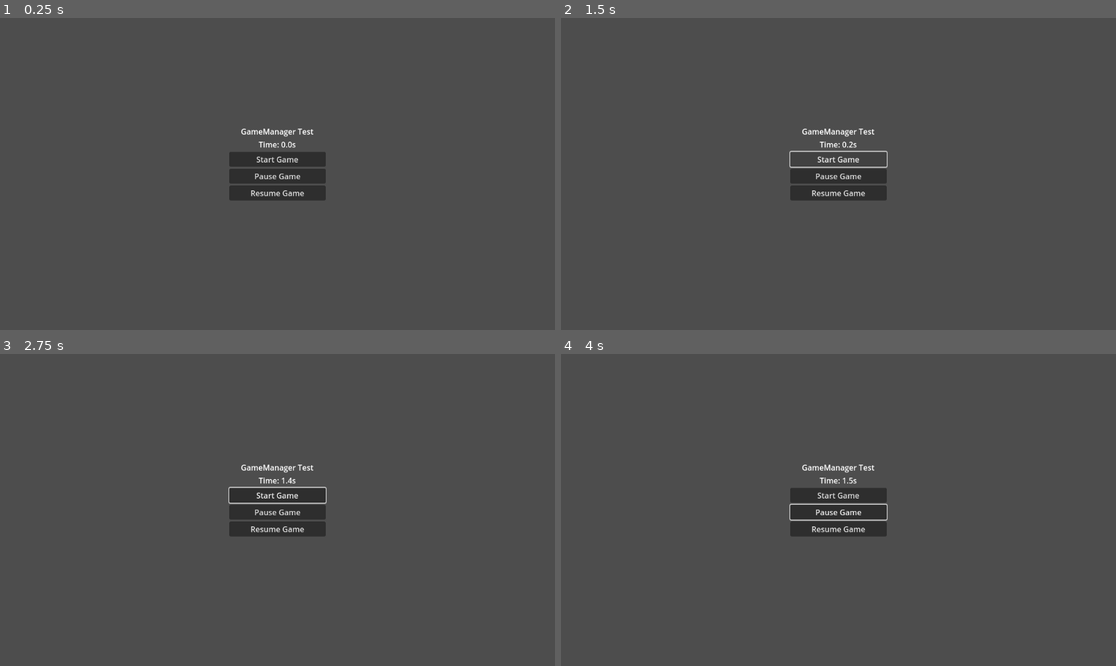
Above: before the commit, frames 1-4 (two rows, left to right).
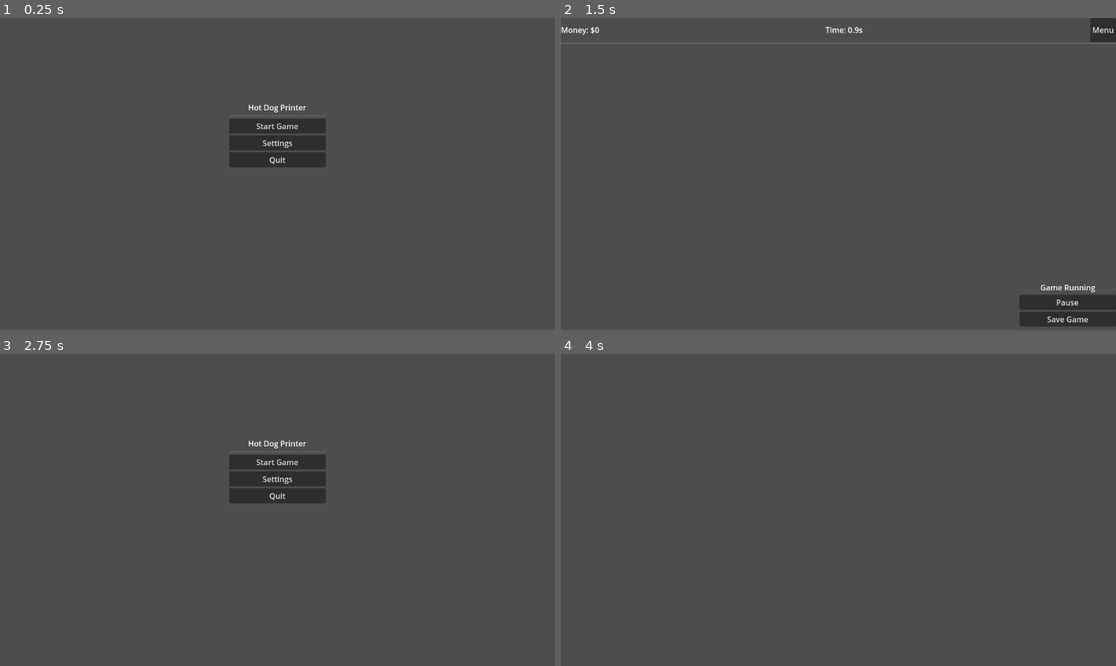
Above: after the commit, the same moments.

Repository: aaronleebrooks/AlienHotDogFoodTruck
Game: Godot game, scene res://scenes/main/main_scene.tscn
Two runs of this game, one before a commit and one after it. Both use one fixed random seed, a clock stepped at 60 frames per second and the inputs below. Before the commit the project starts from res://scenes/test/test_game_manager.tscn.
Inputs (mouse positions are in pixels of both pictures, inside the frame that each line leads up to):
- Up to frame 1 (0.25 s): no input
- Up to frame 2 (1.5 s): click "Start Game" at 0.5 s; click (838, 158) at 1.25 s, where only the run before the commit has a clickable "Start Game"
- Up to frame 3 (2.75 s): click (543, 366) at 2 s, where only the run after the commit has a clickable "Menu"
- Up to frame 4 (4 s): click (838, 513) at 2.75 s, where only the run before the commit has a clickable "Pause Game"; click (838, 478) at 3.5 s, where only the run after the commit has a clickable "Settings"

The runs differ from the first frame. In frame 1, 3.4% of the frame differs, in the area x 41-59%, y 27-59%; in frame 2, 4.4%, in the area x 0-100%, y 0-99%; in frame 3, 3.5%; in frame 4, 2.7%.

Commit message:
Complete Scene Organization Part 1: Main scene structure and UI hierarchy with working navigation

Diff:
--- a/project.godot
+++ b/project.godot
@@ -11,7 +11,7 @@
 [application]
 
 config/name="HotDogPrinter"
-run/main_scene="uid://bqxvn8yqxqxqx"
+run/main_scene="res://scenes/main/main_scene.tscn"
 config/features=PackedStringArray("4.4", "GL Compatibility")
 config/icon="res://icon.svg"
 
--- /dev/null
+++ b/scenes/main/main_scene.tscn
@@ -0,0 +1,56 @@
+[gd_scene load_steps=4 format=3 uid="uid://bqxvn8yqxqxqx"]
+
+[ext_resource type="Script" path="res://scripts/scenes/main_scene.gd" id="1_0x0x0"]
+[ext_resource type="PackedScene" path="res://scenes/ui/menu_ui.tscn" id="2_0x0x0"]
+[ext_resource type="PackedScene" path="res://scenes/ui/game_ui.tscn" id="3_0x0x0"]
+
+[node name="MainScene" type="Control"]
+layout_mode = 3
+anchors_preset = 15
+anchor_right = 1.0
+anchor_bottom = 1.0
+script = ExtResource("1_0x0x0")
+
+[node name="UI" type="Control" parent="."]
+layout_mode = 1
+anchors_preset = 15
+anchor_right = 1.0
+anchor_bottom = 1.0
+
+[node name="GameUI" type="Control" parent="UI"]
+layout_mode = 1
+anchors_preset = 15
+anchor_right = 1.0
+anchor_bottom = 1.0
+visible = false
+
+[node name="MenuUI" parent="UI" instance=ExtResource("2_0x0x0")]
+layout_mode = 1
+anchors_preset = 15
+anchor_right = 1.0
+anchor_bottom = 1.0
+
+[node name="GameUI" parent="UI" instance=ExtResource("3_0x0x0")]
+layout_mode = 1
+anchors_preset = 15
+anchor_right = 1.0
+anchor_bottom = 1.0
+visible = false
+
+[node name="SettingsUI" type="Control" parent="UI"]
+layout_mode = 1
+anchors_preset = 15
+anchor_right = 1.0
+anchor_bottom = 1.0
+visible = false
+
+[node name="LoadingUI" type="Control" parent="UI"]
+layout_mode = 1
+anchors_preset = 15
+anchor_right = 1.0
+anchor_bottom = 1.0
+visible = false
+
+[node name="GameWorld" type="Node2D" parent="."]
+
+[node name="Systems" type="Node" parent="."]
--- /dev/null
+++ b/scenes/ui/game_ui.tscn
@@ -0,0 +1,66 @@
+[gd_scene load_steps=2 format=3 uid="uid://diu52crhm2sc0"]
+
+[ext_resource type="Script" path="res://scripts/ui/game_ui.gd" id="1_0x0x0"]
+
+[node name="GameUI" type="Control"]
+layout_mode = 3
+anchors_preset = 15
+anchor_right = 1.0
+anchor_bottom = 1.0
+script = ExtResource("1_0x0x0")
+
+[node name="TopBar" type="HBoxContainer" parent="."]
+layout_mode = 1
+anchors_preset = 10
+anchor_right = 1.0
+offset_bottom = 50.0
+
+[node name="MoneyLabel" type="Label" parent="TopBar"]
+layout_mode = 2
+text = "Money: $0"
+size_flags_horizontal = 3
+
+[node name="TimeLabel" type="Label" parent="TopBar"]
+layout_mode = 2
+text = "Time: 0.0s"
+size_flags_horizontal = 3
+
+[node name="MenuButton" type="Button" parent="TopBar"]
+layout_mode = 2
+text = "Menu"
+
+[node name="HSeparator" type="HSeparator" parent="."]
+layout_mode = 1
+anchors_preset = 10
+anchor_right = 1.0
+offset_top = 50.0
+offset_bottom = 52.0
+
+[node name="GameArea" type="Control" parent="."]
+layout_mode = 1
+anchors_preset = 15
+anchor_left = 1.0
+anchor_top = 1.0
+anchor_right = 1.0
+anchor_bottom = 1.0
+offset_left = -200.0
+offset_top = -100.0
+
+[node name="VBoxContainer" type="VBoxContainer" parent="GameArea"]
+layout_mode = 1
+anchors_preset = 15
+anchor_right = 1.0
+anchor_bottom = 1.0
+
+[node name="StatusLabel" type="Label" parent="GameArea/VBoxContainer"]
+layout_mode = 2
+text = "Game Running"
+horizontal_alignment = 1
+
+[node name="PauseButton" type="Button" parent="GameArea/VBoxContainer"]
+layout_mode = 2
+text = "Pause"
+
+[node name="SaveButton" type="Button" parent="GameArea/VBoxContainer"]
+layout_mode = 2
+text = "Save Game"
--- /dev/null
+++ b/scenes/ui/menu_ui.tscn
@@ -0,0 +1,46 @@
+[gd_scene load_steps=2 format=3 uid="uid://xtgq1ssa66xf"]
+
+[ext_resource type="Script" path="res://scripts/ui/menu_ui.gd" id="1_0x0x0"]
+
+[node name="MenuUI" type="Control"]
+layout_mode = 3
+anchors_preset = 15
+anchor_right = 1.0
+anchor_bottom = 1.0
+script = ExtResource("1_0x0x0")
+
+[node name="VBoxContainer" type="VBoxContainer" parent="."]
+layout_mode = 1
+anchors_preset = 8
+anchor_left = 0.5
+anchor_top = 0.5
+anchor_right = 0.5
+anchor_bottom = 0.5
+offset_left = -100.0
+offset_top = -150.0
+offset_right = 100.0
+offset_bottom = 150.0
+
+[node name="TitleLabel" type="Label" parent="VBoxContainer"]
+layout_mode = 2
+text = "Hot Dog Printer"
+horizontal_alignment = 1
+
+[node name="HSeparator" type="HSeparator" parent="VBoxContainer"]
+layout_mode = 2
+
+[node name="StartButton" type="Button" parent="VBoxContainer"]
+layout_mode = 2
+text = "Start Game"
+
+[node name="ContinueButton" type="Button" parent="VBoxContainer"]
+layout_mode = 2
+text = "Continue"
+
+[node name="SettingsButton" type="Button" parent="VBoxContainer"]
+layout_mode = 2
+text = "Settings"
+
+[node name="QuitButton" type="Button" parent="VBoxContainer"]
+layout_mode = 2
+text = "Quit"
--- /dev/null
+++ b/scripts/scenes/main_scene.gd
@@ -0,0 +1,51 @@
+extends Control
+
+## Main scene controller for managing UI transitions and game state
+
+# UI references
+@onready var ui_container: Control = $UI
+@onready var game_ui: Control = $UI/GameUI
+@onready var menu_ui: Control = $UI/MenuUI
+@onready var settings_ui: Control = $UI/SettingsUI
+@onready var loading_ui: Control = $UI/LoadingUI
+
+# Current active UI
+var current_ui: Control
+
+func _ready() -> void:
+	"""Initialize the main scene"""
+	print("MainScene: Initialized")
+
+	# Connect UIManager signals
+	UIManager.screen_changed.connect(_on_screen_changed)
+
+	# Show initial UI (menu)
+	show_ui("menu")
+
+func show_ui(ui_name: String) -> void:
+	"""Show a specific UI screen"""
+	# Hide current UI
+	if current_ui:
+		current_ui.visible = false
+
+	# Show new UI
+	match ui_name:
+		"menu":
+			current_ui = menu_ui
+		"game":
+			current_ui = game_ui
+		"settings":
+			current_ui = settings_ui
+		"loading":
+			current_ui = loading_ui
+		_:
+			print("MainScene: Unknown UI: %s" % ui_name)
+			return
+
+	current_ui.visible = true
+	print("MainScene: Showing UI: %s" % ui_name)
+
+func _on_screen_changed(new_screen: String, old_screen: String) -> void:
+	"""Handle screen changes from UIManager"""
+	print("MainScene: Screen changed from '%s' to '%s'" % [old_screen, new_screen])
+	show_ui(new_screen)
--- /dev/null
+++ b/scripts/ui/game_ui.gd
@@ -0,0 +1,77 @@
+extends Control
+
+## Game UI controller for handling game interface interactions
+
+# UI element references
+@onready var money_label: Label = $TopBar/MoneyLabel
+@onready var time_label: Label = $TopBar/TimeLabel
+@onready var menu_button: Button = $TopBar/MenuButton
+@onready var status_label: Label = $GameArea/VBoxContainer/StatusLabel
+@onready var pause_button: Button = $GameArea/VBoxContainer/PauseButton
+@onready var save_button: Button = $GameArea/VBoxContainer/SaveButton
+
+func _ready() -> void:
+	"""Initialize the game UI"""
+	print("GameUI: Initialized")
+
+	# Connect button signals
+	menu_button.pressed.connect(_on_menu_pressed)
+	pause_button.pressed.connect(_on_pause_pressed)
+	save_button.pressed.connect(_on_save_pressed)
+
+	# Connect GameManager signals
+	GameManager.game_started.connect(_on_game_started)
+	GameManager.game_paused.connect(_on_game_paused)
+	GameManager.game_resumed.connect(_on_game_resumed)
+
+	# Connect SaveManager signals
+	SaveManager.save_completed.connect(_on_save_completed)
+	SaveManager.save_failed.connect(_on_save_failed)
+
+func _process(_delta: float) -> void:
+	"""Update UI elements"""
+	time_label.text = "Time: %.1fs" % GameManager.get_game_time()
+
+func _on_menu_pressed() -> void:
+	"""Handle menu button press"""
+	print("GameUI: Menu pressed")
+	UIManager.show_screen("menu")
+
+func _on_pause_pressed() -> void:
+	"""Handle pause button press"""
+	print("GameUI: Pause pressed")
+	if GameManager.is_game_running:
+		GameManager.pause_game()
+	else:
+		GameManager.resume_game()
+
+func _on_save_pressed() -> void:
+	"""Handle save button press"""
+	print("GameUI: Save pressed")
+	SaveManager.save_game()
+
+func _on_game_started() -> void:
+	"""Handle game started signal"""
+	print("GameUI: Game started")
+	status_label.text = "Game Running"
+	pause_button.text = "Pause"
+
+func _on_game_paused() -> void:
+	"""Handle game paused signal"""
+	print("GameUI: Game paused")
+	status_label.text = "Game Paused"
+	pause_button.text = "Resume"
+
+func _on_game_resumed() -> void:
+	"""Handle game resumed signal"""
+	print("GameUI: Game resumed")
+	status_label.text = "Game Running"
+	pause_button.text = "Pause"
+
+func _on_save_completed() -> void:
+	"""Handle save completed signal"""
+	print("GameUI: Save completed")
+
+func _on_save_failed() -> void:
+	"""Handle save failed signal"""
+	print("GameUI: Save failed")
--- /dev/null
+++ b/scripts/ui/menu_ui.gd
@@ -0,0 +1,49 @@
+extends Control
+
+## Menu UI controller for handling menu interactions
+
+# Button references
+@onready var start_button: Button = $VBoxContainer/StartButton
+@onready var continue_button: Button = $VBoxContainer/ContinueButton
+@onready var settings_button: Button = $VBoxContainer/SettingsButton
+@onready var quit_button: Button = $VBoxContainer/QuitButton
+
+func _ready() -> void:
+	"""Initialize the menu UI"""
+	print("MenuUI: Initialized")
+
+	# Connect button signals
+	start_button.pressed.connect(_on_start_pressed)
+	continue_button.pressed.connect(_on_continue_pressed)
+	settings_button.pressed.connect(_on_settings_pressed)
+	quit_button.pressed.connect(_on_quit_pressed)
+
+	# Update continue button state
+	_update_continue_button()
+
+func _update_continue_button() -> void:
+	"""Update continue button visibility based on save file existence"""
+	continue_button.visible = SaveManager.has_save_file()
+
+func _on_start_pressed() -> void:
+	"""Handle start game button press"""
+	print("MenuUI: Start game pressed")
+	GameManager.start_game()
+	UIManager.show_screen("game")
+
+func _on_continue_pressed() -> void:
+	"""Handle continue game button press"""
+	print("MenuUI: Continue game pressed")
+	SaveManager.load_game()
+	GameManager.start_game()
+	UIManager.show_screen("game")
+
+func _on_settings_pressed() -> void:
+	"""Handle settings button press"""
+	print("MenuUI: Settings pressed")
+	UIManager.show_screen("settings")
+
+func _on_quit_pressed() -> void:
+	"""Handle quit button press"""
+	print("MenuUI: Quit pressed")
+	get_tree().quit()
Not shown, added: scripts/scenes/main_scene.gd.uid
Not shown, added: scripts/ui/game_ui.gd.uid
Not shown, added: scripts/ui/menu_ui.gd.uid
Not shown, changed: Project Plan/Phase 1 - Core Foundation/01 Project Architecture/implementation_checklist.md
